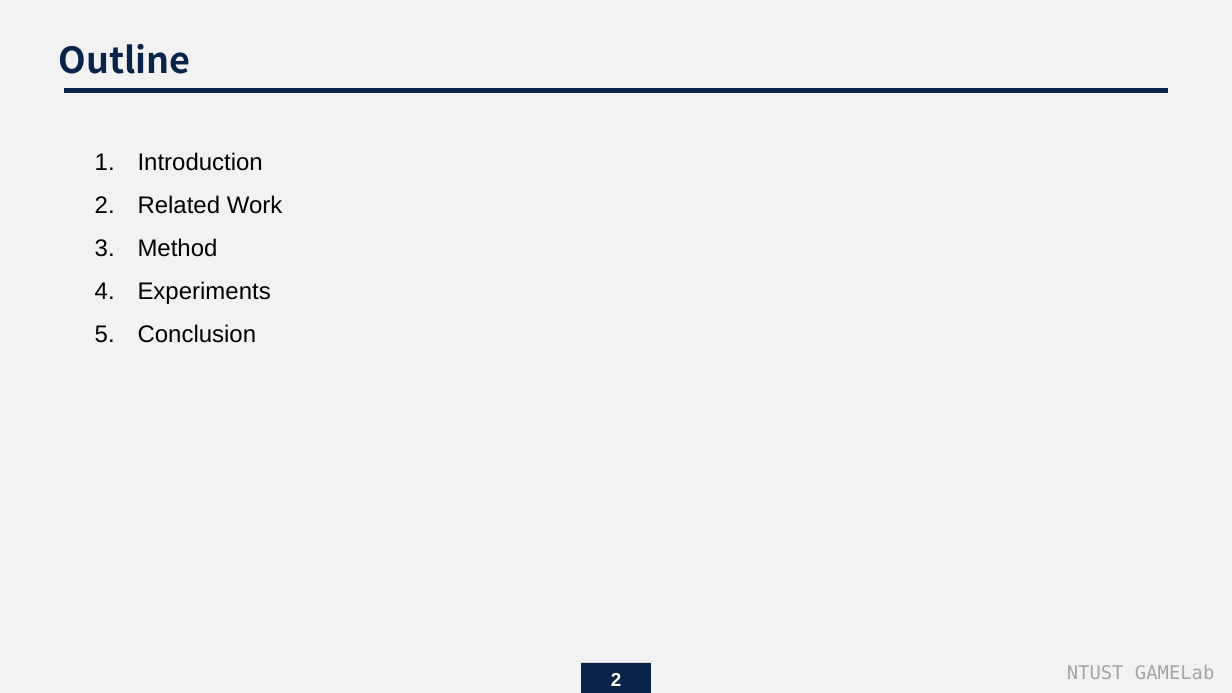
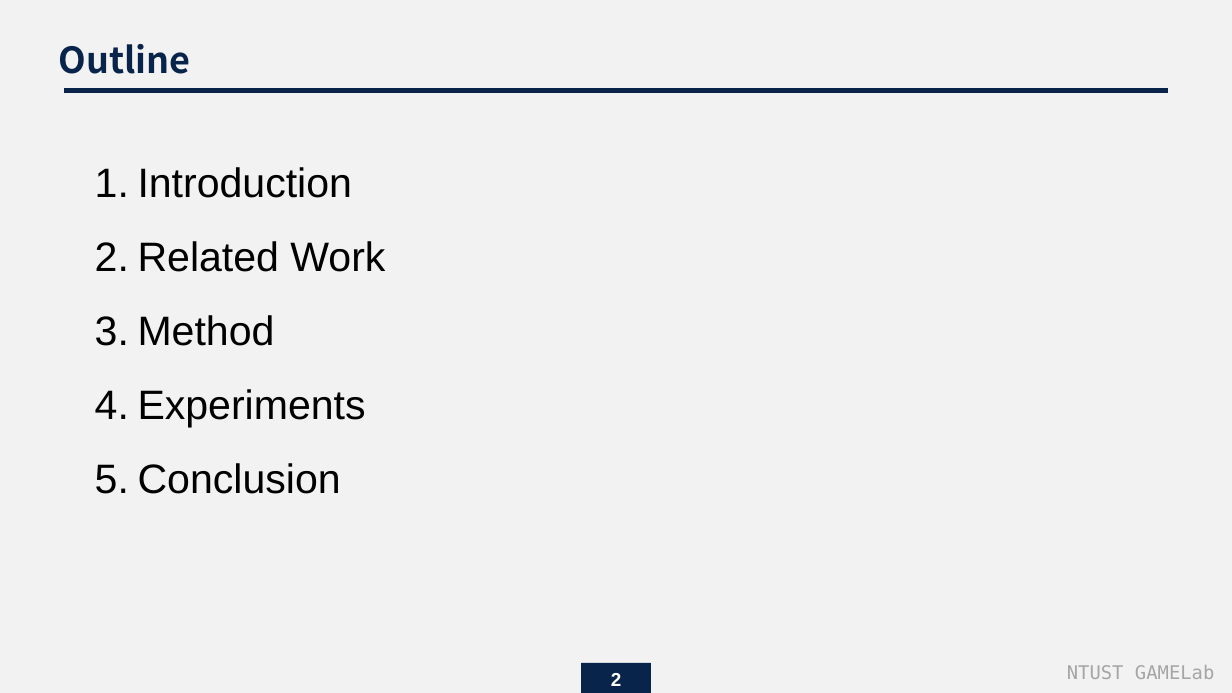
Before and after one commit to endman100/paper-, a slide deck: slide 2 of Exploring Plain Vision Transformer Backbones for Object Detection_M11015039.pptx. Drawn at 1232x693 pixels with LibreOffice and Linux fonts; fonts in the diff are those of the drawing. Boxes give left, top, right and bottom in pixels: in the first picture for what was removed or moved away, otherwise in the second. Text is boxed around its words. In the diff, an @@ line names an element or a change of style, - is before the commit and + after.

```diff
--- a/Exploring Plain Vision Transformer Backbones for Object Detection_M11015039.pptx
+++ b/Exploring Plain Vision Transformer Backbones for Object Detection_M11015039.pptx
@@ text "Introduction" at <box>138,167,385,494</box>: size 14 to 24 pt @@
```
Also in this commit, not shown: 8 other slides changed, 1 slide added, 1 slide removed.
